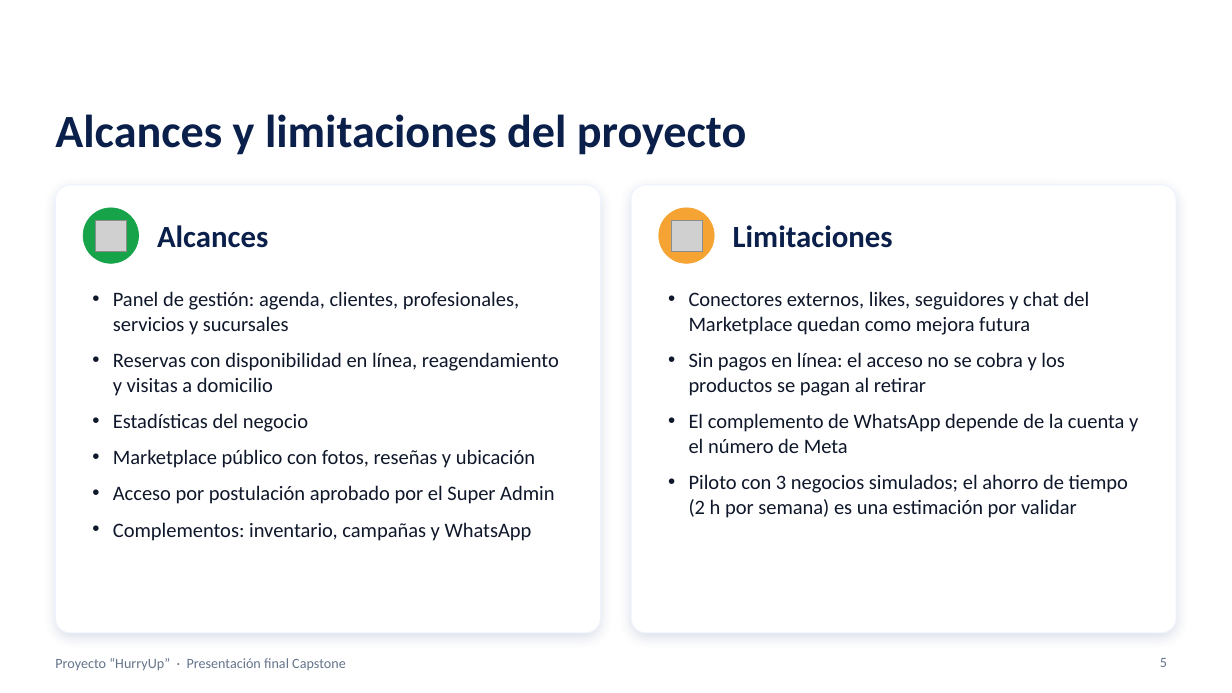
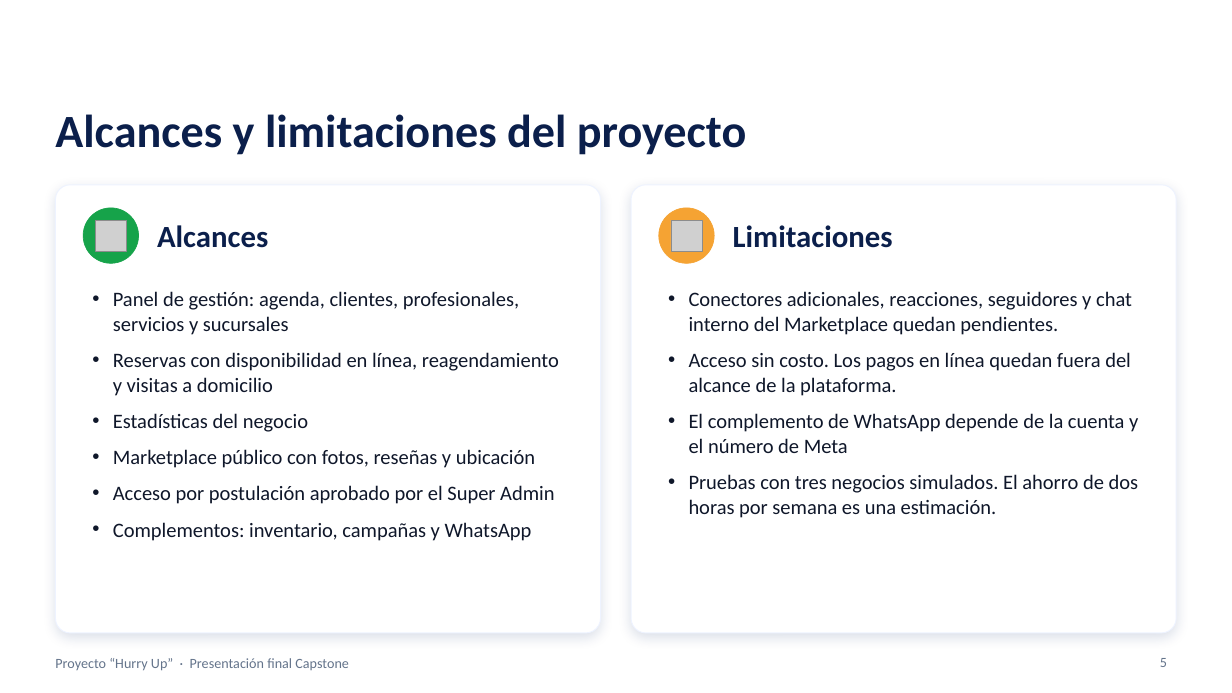
Before and after one commit to Vichobustosss/2026_2_BUSTOS-HEREDIA_CASPTONE_002D_GRUPO_006, a slide deck: slide 5 of Fase 3/Evidencias Grupales/Presentacion_Final_Capstone_HurryUp_GRUPO06.pptx. Drawn at 1232x693 pixels with LibreOffice and Linux fonts; fonts in the diff are those of the drawing; grey boxes stand for pictures; background and template pictures are left out. Boxes give left, top, right and bottom in pixels: in the first picture for what was removed or moved away, otherwise in the second. Text is boxed around its words. In the diff, an @@ line names an element or a change of style, - is before the commit and + after.

Commit message:
docs: actualiza la presentación final editable de Hurry Up

```diff
--- a/Fase 3/Evidencias Grupales/Presentacion_Final_Capstone_HurryUp_GRUPO06.pptx
+++ b/Fase 3/Evidencias Grupales/Presentacion_Final_Capstone_HurryUp_GRUPO06.pptx
@@ text at [689,291,1132,396]: text changed @@
-• Conectores externos, likes, seguidores y chat del Marketplace quedan como mejora futura
-• Sin pagos en línea: el acceso no se cobra y los productos se pagan al retirar
+• Conectores adicionales, reacciones, seguidores y chat interno del Marketplace quedan pendientes.
+• Acceso sin costo. Los pagos en línea quedan fuera del alcance de la plataforma.
@@ text at [689,474,1139,518]: text changed @@
-• Piloto con 3 negocios simulados; el ahorro de tiempo (2 h por semana) es una estimación por validar
+• Pruebas con tres negocios simulados. El ahorro de dos horas por semana es una estimación.
@@ text at [55,658,349,671]: spaces changed @@
-Proyecto “HurryUp” · Presentación final Capstone
+Proyecto “Hurry Up” · Presentación final Capstone
```
Also in this commit, not shown: 13 other slides changed.
